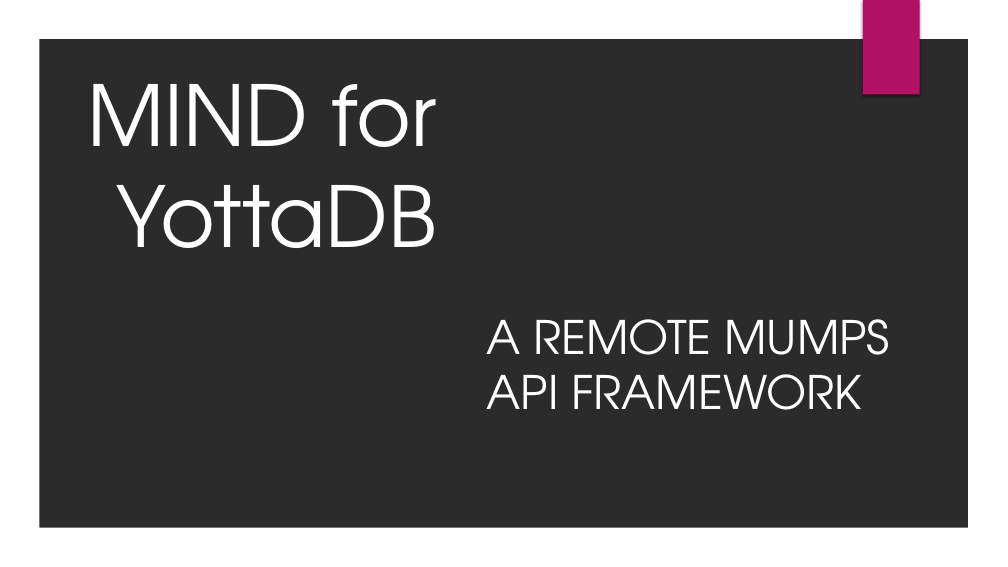
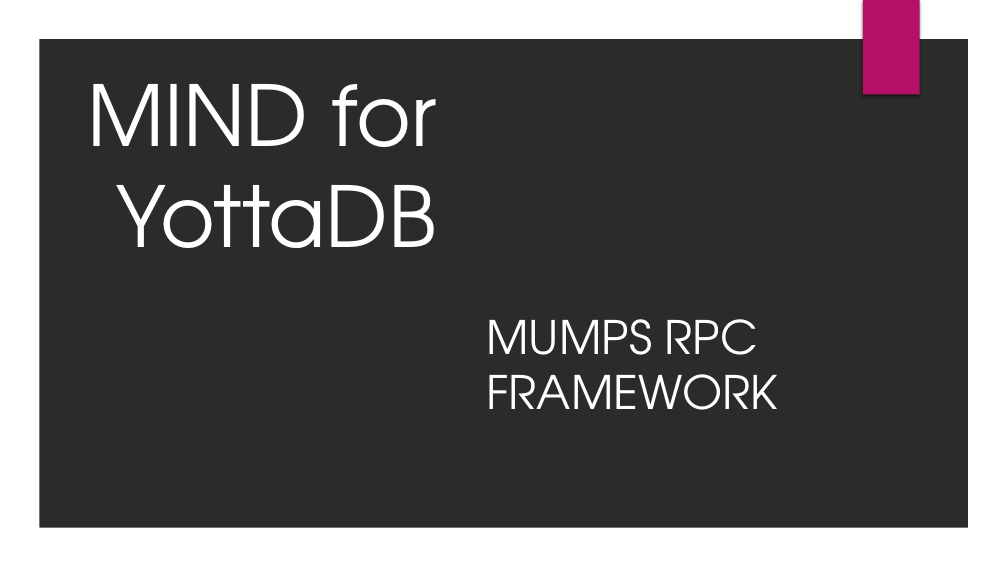
Before and after one commit to mind4yottadb/mind-server, a slide deck: slide 1 of docs/slides/def1.pptx. Drawn at 1008x567 pixels with LibreOffice and Linux fonts; fonts in the diff are those of the drawing; background and template pictures are left out; a plain dark background stands for a picture behind light text. Boxes give left, top, right and bottom in pixels: in the first picture for what was removed or moved away, otherwise in the second. Text is boxed around its words. In the diff, an @@ line names an element or a change of style, - is before the commit and + after.

```diff
--- a/docs/slides/def1.pptx
+++ b/docs/slides/def1.pptx
@@ subtitle at (x1=487, y1=319, x2=778, y2=410): text changed @@
-A REMOTE MUMPS API FRAMEWORK
+MUMPS RPC FRAMEWORK
```
Also in this commit, not shown: 4 other slides changed, 3 slides added, 3 slides removed, 38 other files.
